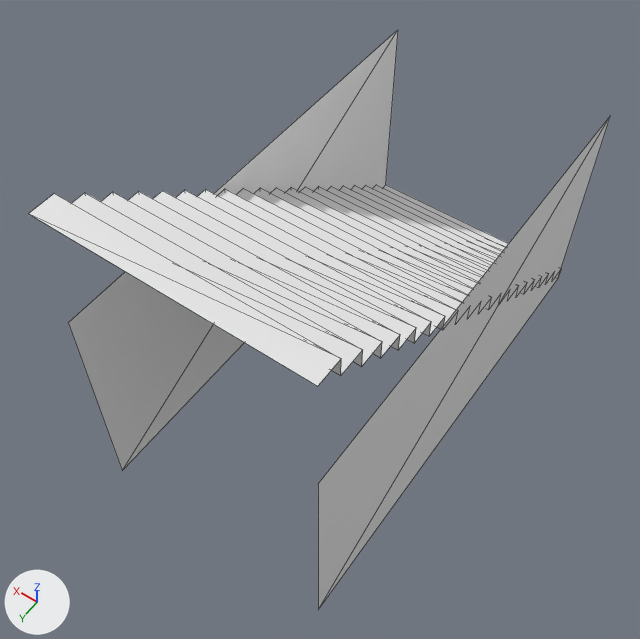
The glTF model Media/3DAssets/Environment/StairsUp.glb as it was, and as the next commit left it.
Both versions are drawn from a 50 mm camera at (-1.2, 2.97, 3.28) aimed at (0.02, 1.26, 0.6). Every picture has the same lights, and +X, +Y and +Z are marked at lower left. The first picture is the older version. Mesh edges are drawn as thin lines. Vertices at exactly the same position are counted once.

In view in the first picture: 'Stairs'.
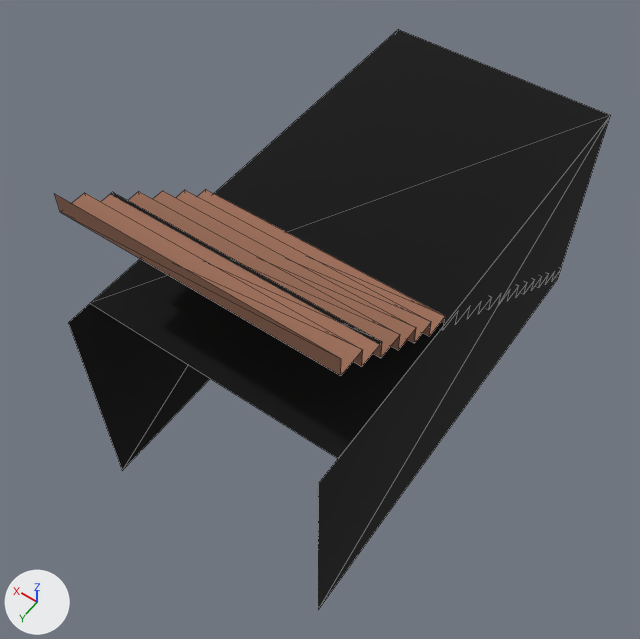
Commit message: stair walls

What differs and where, as boxes (x1, y1, x2, y2) in the pictures (640 x 639 px; the box of a moved part takes in the faces that stretch with it):
'Stairs', reshaped: before (29, 30, 611, 610); after (54, 29, 611, 610)
part 1 of me_stairsmesh, moved or reshaped: before (29, 31, 398, 468); after (90, 29, 610, 468)
part 2 of me_stairsmesh, recoloured: before (68, 30, 611, 610); after (68, 115, 611, 610)
part 3 of me_stairsmesh, recoloured (white to brown): before (72, 185, 509, 376); after (54, 189, 445, 376)

What changed in the scene script:
```text
Add img_stairs:
    img_stairs = load_image('Stairs', '_unpacked/Stairs', 1024, 1024, 'sRGB')
Add mat_stepstop:
    mat_stepstop = principled_material('StepsTop')
    mat_stepstop.texture = img_stairs
    mat_stepstop.roughness = 1.0
Add mat_walls:
    mat_walls = principled_material('Walls')
    mat_walls.base_color = (0.0, 0.0, 0.0)  # black #000000
    mat_walls.roughness = 1.0
Change me_stairsmesh:
    where me_stairsmesh.from_pydata(...)  # 89 vertices, 84 faces; spans x -0.5..0.5, y 0.0..2.0, z 0.0..1.5
    used by ob_stairs; location = (0.0, 0.0, 0.0)
    me_stairsmesh part 1
    2 vertices are removed from x -0.5..0.5, y 2.0, z 1.5
    5 faces are deleted
    2 vertices are added at (0.5, 1.9, 1.0), (-0.5, 1.9, 1.0)
    3 new faces join them, mat_walls (black #000000)
    2 new faces join them, mat_stepstop (picture img_stairs)
    me_stairsmesh part 2: 3 faces spanning x -0.5..0.5, y 0.0..2.0, z 0.0..1.0 switch from mat_stairsmaterial (white #e7e7e7) to mat_walls (black #000000)
    me_stairsmesh part 3: 76 faces spanning x -0.5..0.5, y 0.0..1.9, z 0.08..1.5 switch from mat_stairsmaterial (white #e7e7e7) to mat_stepstop (picture img_stairs)
```
